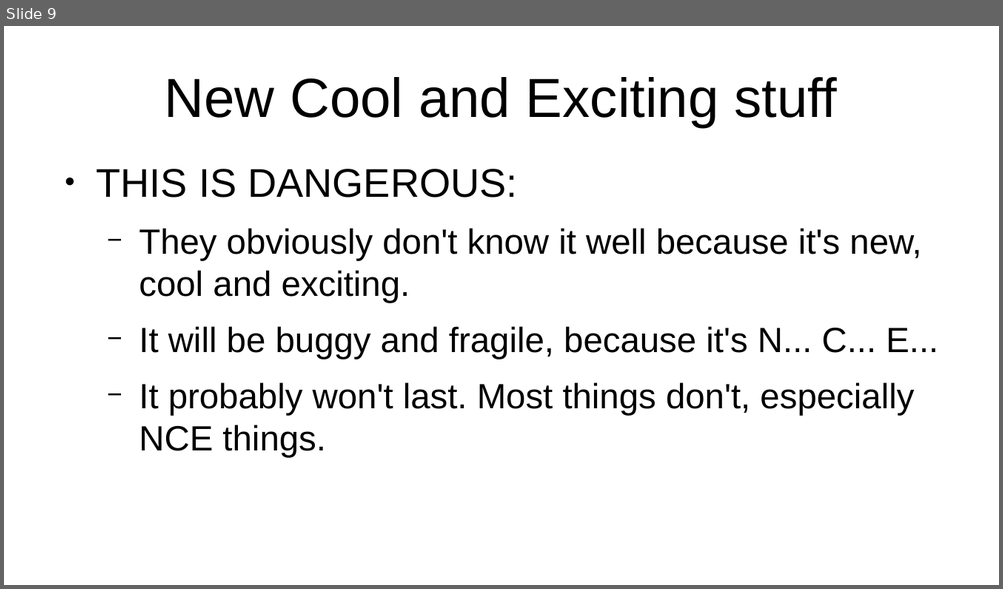
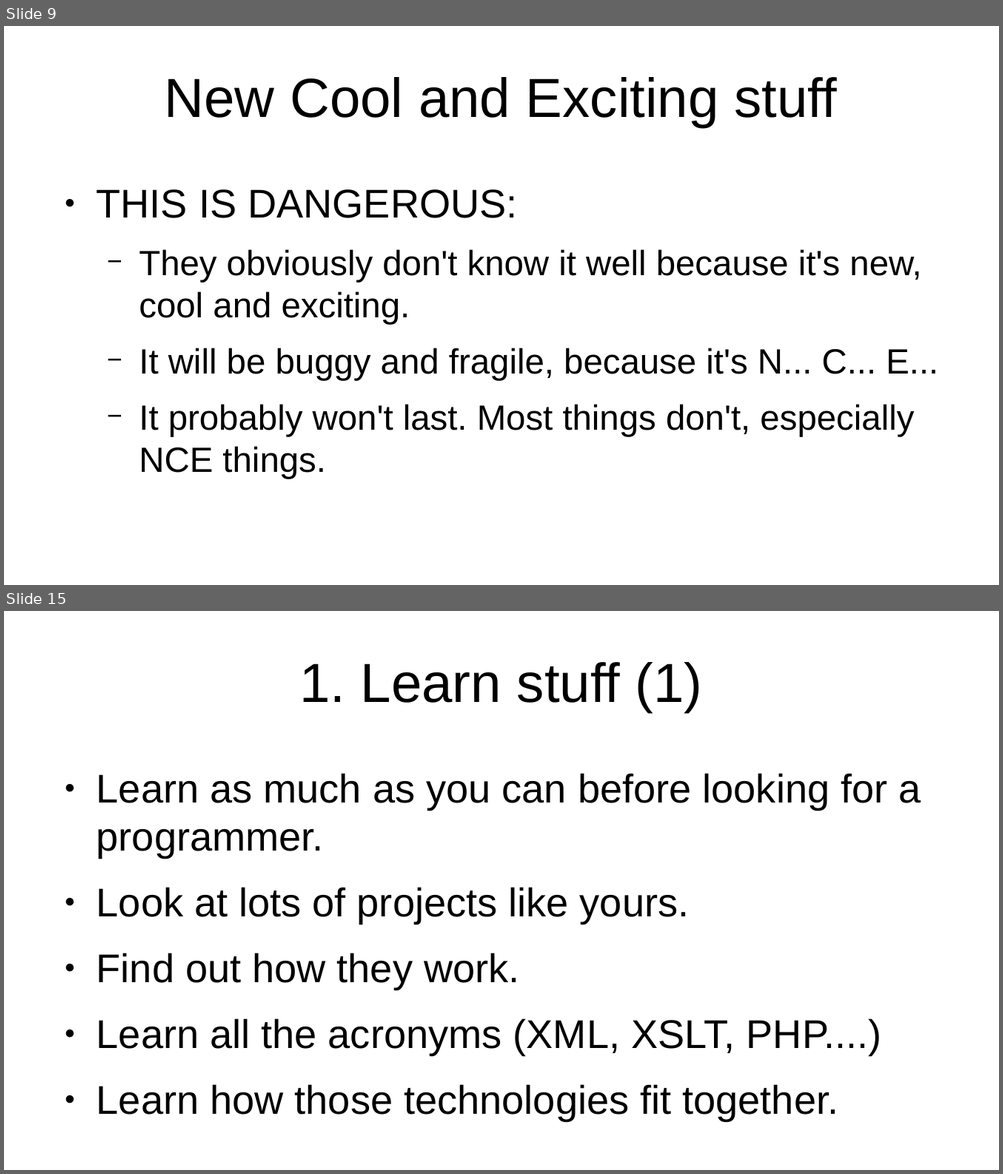
Before and after one commit to projectEndings/Endings, a slide deck: presentations/dhsi2019/talk_to_your_programmer.odp. Shown one above the other, each under a label of ours: slide 9 before the commit, slides 9 and 15 after it; the slides between them are not shown. The pictures are 1003x589 and 1003x1174 pixels, drawn with LibreOffice and Linux fonts; fonts in the diff are those of the drawing. Boxes give left, top, right and bottom in pixels: in the first picture for what was removed or moved away, otherwise in the second. Text is boxed around its words. In the diff, an @@ line names an element or a change of style, - is before the commit and + after.

```diff
--- a/presentations/dhsi2019/talk_to_your_programmer.odp
+++ b/presentations/dhsi2019/talk_to_your_programmer.odp
@@ slide 15 added at [4,611,999,1170], background #FFFFFF @@
@@ title added at [299,662,703,712], 44 pt, text #000000 @@
+1. Learn stuff (1)
@@ text added at [96,773,920,1122], 32 pt, text #000000 @@
+● Learn as much as you can before looking for a programmer.
+● Look at lots of projects like yours.
+● Find out how they work.
+● Learn all the acronyms (XML, XSLT, PHP....)
+● Learn how those technologies fit together.
@@ slide 9 changed as well @@
@@ text "THIS IS DANGEROUS:": place and size @@
-text "THIS IS DANGEROUS:" at [96,169,938,458]
+text "THIS IS DANGEROUS:" at [96,190,938,479]
```
Also in this commit, not shown: 7 other slides changed, 9 other slides added.
